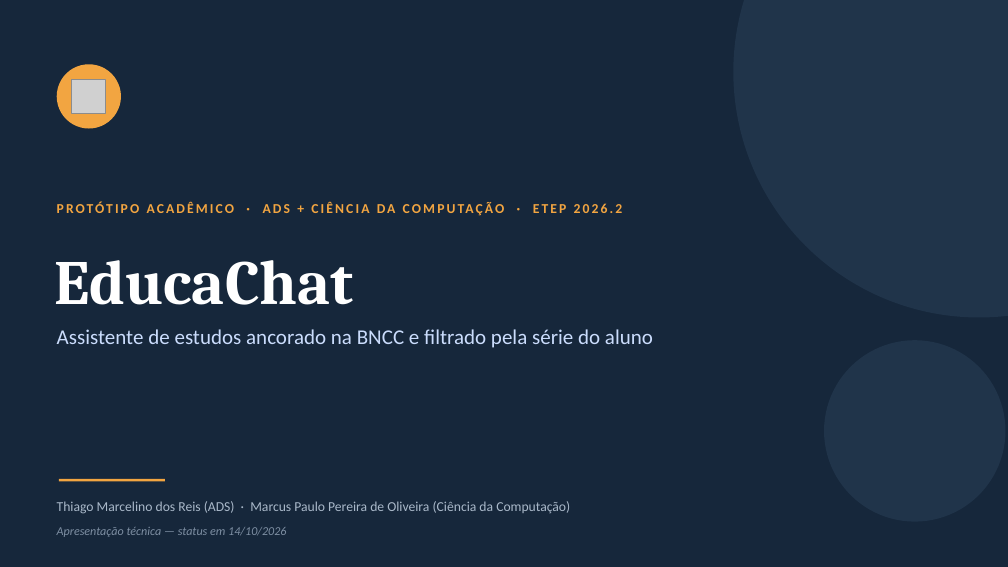
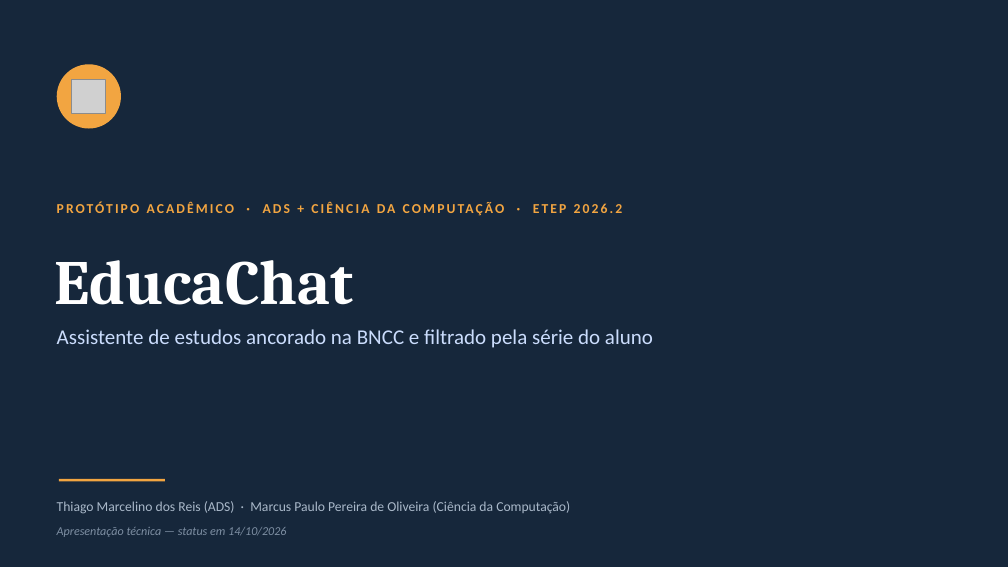
Before and after one commit to thiagoreis12/EducaChat, a slide deck: slide 2 of EducaChat_Apresentacao_Tecnica.pptx. Drawn at 1008x567 pixels with LibreOffice and Linux fonts; fonts in the diff are those of the drawing; grey boxes stand for pictures. Boxes give left, top, right and bottom in pixels: in the first picture for what was removed or moved away, otherwise in the second. Text is boxed around its words. In the diff, an @@ line names an element or a change of style, - is before the commit and + after.

```diff
--- a/EducaChat_Apresentacao_Tecnica.pptx
+++ b/EducaChat_Apresentacao_Tecnica.pptx
@@ ellipse removed at <box>734,0,1008,318</box> @@
@@ ellipse removed at <box>824,340,1006,522</box> @@
```
Also in this commit, not shown: 4 other slides changed, 7 other files.
